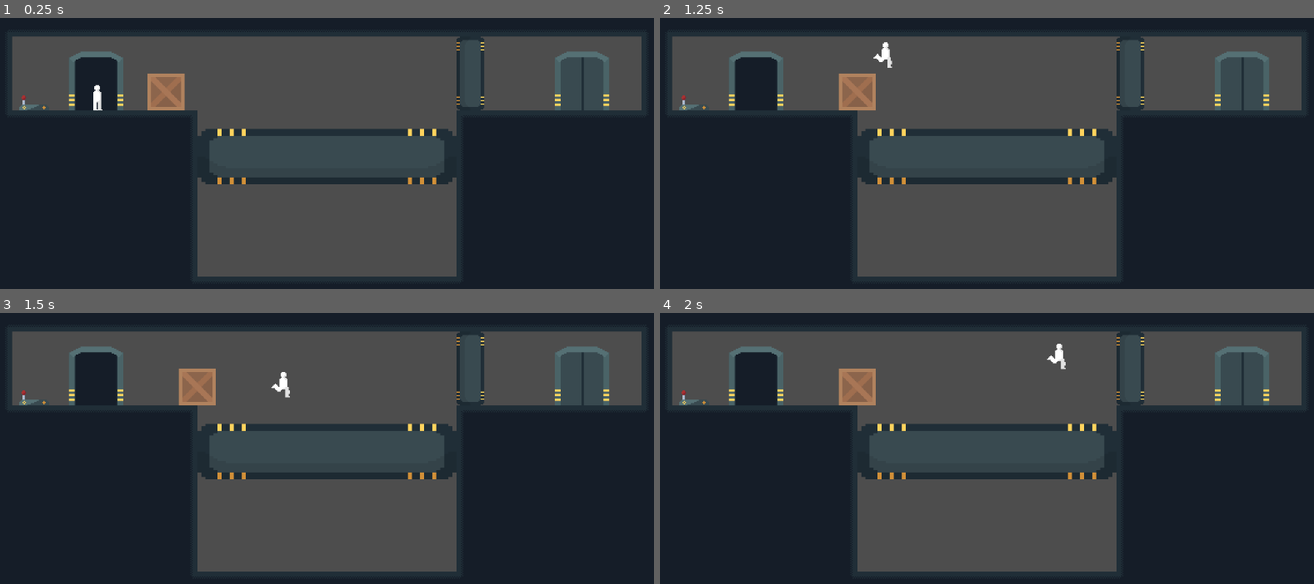
Above: before the commit, frames 1-4 (two rows, left to right).
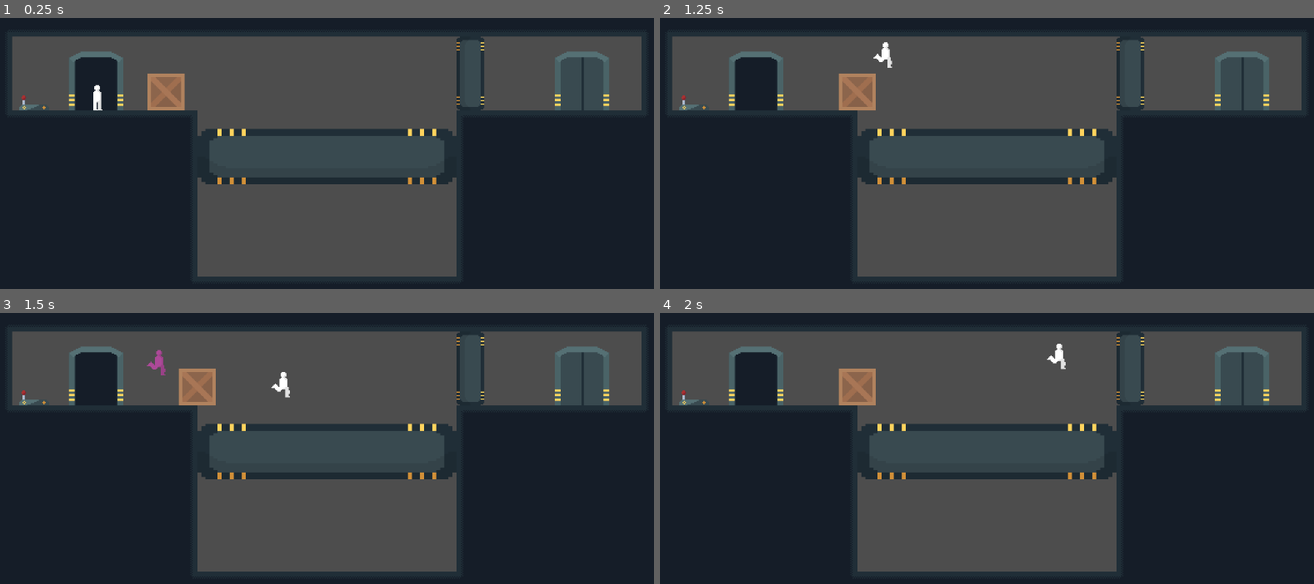
Above: after the commit, the same moments.

Repository: rafesholler/gmtk-2025
Game: Godot game, scene res://Levels/OneLoop/MovingBox/moving_box.tscn
Two runs of this game, one before a commit and one after it. Both use one fixed random seed, a clock stepped at 60 frames per second and the inputs below. This scene is started directly instead of the project's main scene.
Inputs (mouse positions are in pixels of both pictures, inside the frame that each line leads up to):
- Up to frame 1 (0.25 s): no input
- Up to frame 2 (1.25 s): tap Enter at 0.5 s; move the mouse to (823, 91) at 0.52 s; hold D (move_right) from 0.53 s (still down); tap Q (delete_loop) at 0.6 s; tap Space (jump) at 0.77 s; tap E (toggle_record) at 0.8 s
- Up to frame 3 (1.5 s): keep holding D (move_right); move the mouse to (189, 426) at 1.27 s; tap E (toggle_record) at 1.35 s
- Up to frame 4 (2 s): keep holding D (move_right); tap Space (jump) at 1.52 s; tap Q (delete_loop) at 1.55 s

Frames 1-2 are identical in both runs. In frame 3, 0.1% of the frame differs, in the area x 22-26%, y 13-24%; in frame 4, nothing differs.

Commit message:
fixed loop bug

Diff:
--- a/Loop/loop_manager.gd
+++ b/Loop/loop_manager.gd
@@ -78,7 +78,7 @@
 				for property in part.loopable.properties[object]:
 					part.recorded_values[property] = []
 
-	curr_loop_objects = []
+	clear_marked_objects()
 	loops[index].max_index = 0
 
 
@@ -107,7 +107,6 @@
 
 
 func cancel_loop(loop_index: int) -> void:
-	curr_loop_objects = []
 	loops[loop_index].is_ready = false
 	loops[loop_index].max_index = 0
 	loops[loop_index].index = 0
@@ -121,6 +120,10 @@
 	loops[loop_index].parts = []
 
 
+func clear_marked_objects() -> void:
+	curr_loop_objects = []
+
+
 func _get_loop_color(loop_index: int) -> Color:
 	match loop_index:
 		0:
--- a/Objects/Door/door.gd
+++ b/Objects/Door/door.gd
@@ -23,6 +23,7 @@
 
 func _on_next_room():
 	LoopManager.stop_recording()
+	LoopManager.clear_marked_objects()
 	LoopManager.cancel_loop(0)
 	LoopManager.cancel_loop(1)
 	LoopManager.cancel_loop(2)
--- a/World/main.gd
+++ b/World/main.gd
@@ -13,6 +13,7 @@
 func _physics_process(delta: float) -> void:
 	if Input.is_action_just_pressed("reset"):
 		WorldManager.next_room.emit()
+		LoopManager.clear_marked_objects()
 		LoopManager.cancel_loop(0)
 		LoopManager.cancel_loop(1)
 		LoopManager.cancel_loop(2)
